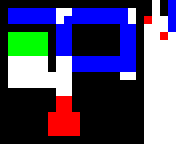
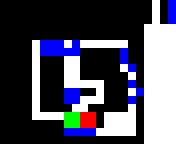
Layers edited between the first and the second 176 x 144 image:
hid "6" over 8, 8, 176, 136
painted on "Layer 3" over 8, 8, 176, 136
